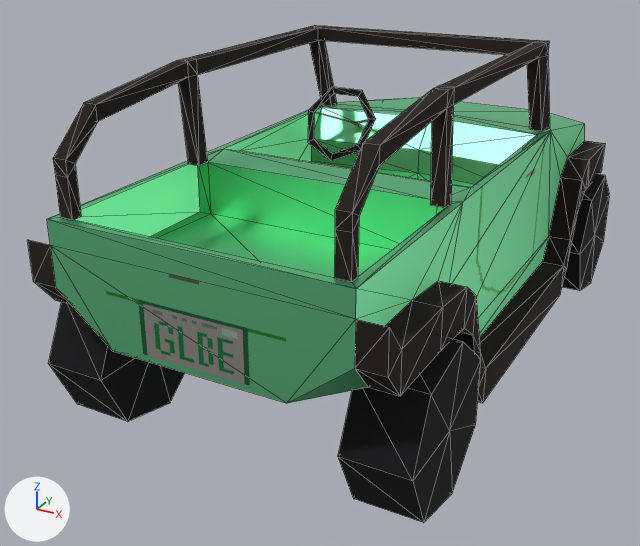
Two versions of the glTF model Assets/Player/Model/TheCar.glb, one commit apart.
Camera for both pictures: a 50 mm camera at (2.04, -4.56, 1.75) aimed at (-0.24, -0.42, -0.32). The lights are fixed; the arrows at lower left show +X, +Y and +Z. Mesh edges are drawn as thin lines. Where no turn or scale is listed for an object, it has been applied to the vertices. Vertices at the same position are counted once.

Names of what the first picture shows: 'Chassis', 'Circle', 'Roll Bar', 'Tire-FL', 'Tire-RL', 'Tire-RR'.
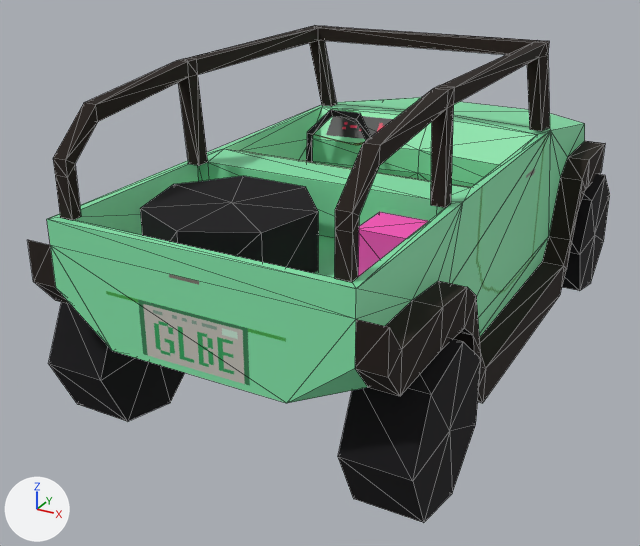
Location of each change, [x1, y1, x2, y2] in pixels of the pictures (640 x 546 px):
'Chassis', surface changed: [47, 97, 585, 403] in both
'Spare Tire', added (black): after [140, 176, 318, 273]
'Pink Cube', added (pink): after [358, 212, 428, 277]
'Circle', moved: before [308, 87, 376, 161]; after [306, 110, 371, 162]
part 1 of me_cube_001, recoloured: [314, 108, 537, 165] in both

What changed in the scene script:
```text
Change mat_bodymetal:
    where n0 = _N.new('ShaderNodeBsdfPrincipled'); n0.name = 'Principled BSDF'
    remove n0.inputs[1].default_value = 1.0  # 'Metallic'
Change mat_textures:
    where n0 = _N.new('ShaderNodeBsdfPrincipled'); n0.name = 'Principled BSDF'
    remove n0.inputs[1].default_value = 1.0  # 'Metallic'
Add mat_pink_cube:
    mat_pink_cube = principled_material('Pink Cube')
    mat_pink_cube.base_color = (1.0, 0.0803, 0.511)  # pink #ff50bd
Change me_cube_001:
    where me_cube_001.from_pydata(...)  # 190 vertices, 376 faces; spans x -0.89..0.89, y -1.95..1.71, z -0.68..0.41
    used by ob_chassis; location = (0.0, 0.0, 0.0)
    me_cube_001 part 1: 4 faces spanning x -0.71..0.71, y 0.32..0.55, z 0.24..0.41 switch from mat_bodymetal to mat_textures
Add me_cube:
    me_cube.from_pydata(...)  # a box spanning x -0.125..0.125, y -0.125..0.125, z -0.125..0.125
    me_cube.materials.append(mat_pink_cube)  # pink #ff50bd
Add me_cylinder_005:
    me_cylinder_005.from_pydata(...)  # a 7-sided cylinder along z spanning x -0.4..0.4, y -0.41..0.37, z -0.171..0.171
    me_cylinder_005.materials.append(mat_tire)  # black #0a080d
Change ob_circle:
    ob_circle.location: (-0.448, 0.208, 0.402) -> (-0.448, 0.187, 0.265)
Add ob_pink_cube:
    ob_pink_cube = bpy.data.objects.new('Pink Cube', me_cube)
    ob_pink_cube.location = (0.533, -1.146, 0.231)
Add ob_spare_tire:
    ob_spare_tire = bpy.data.objects.new('Spare Tire', me_cylinder_005)
    ob_spare_tire.location = (-0.164, -1.392, 0.246)
```
